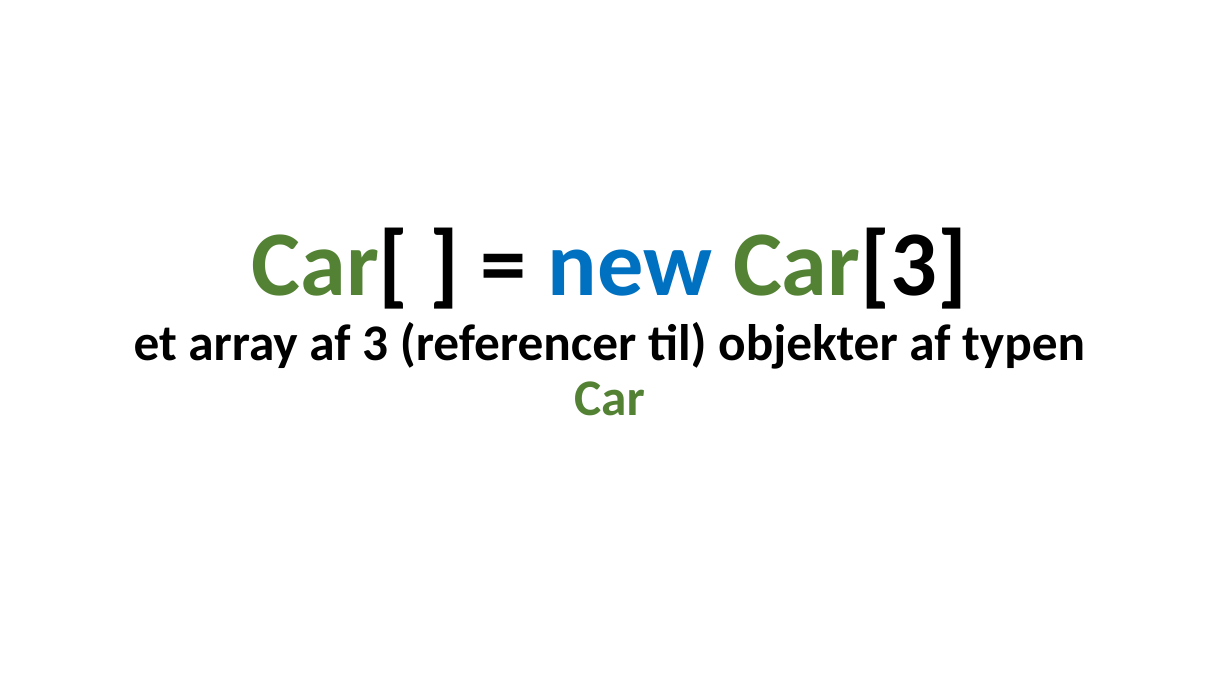
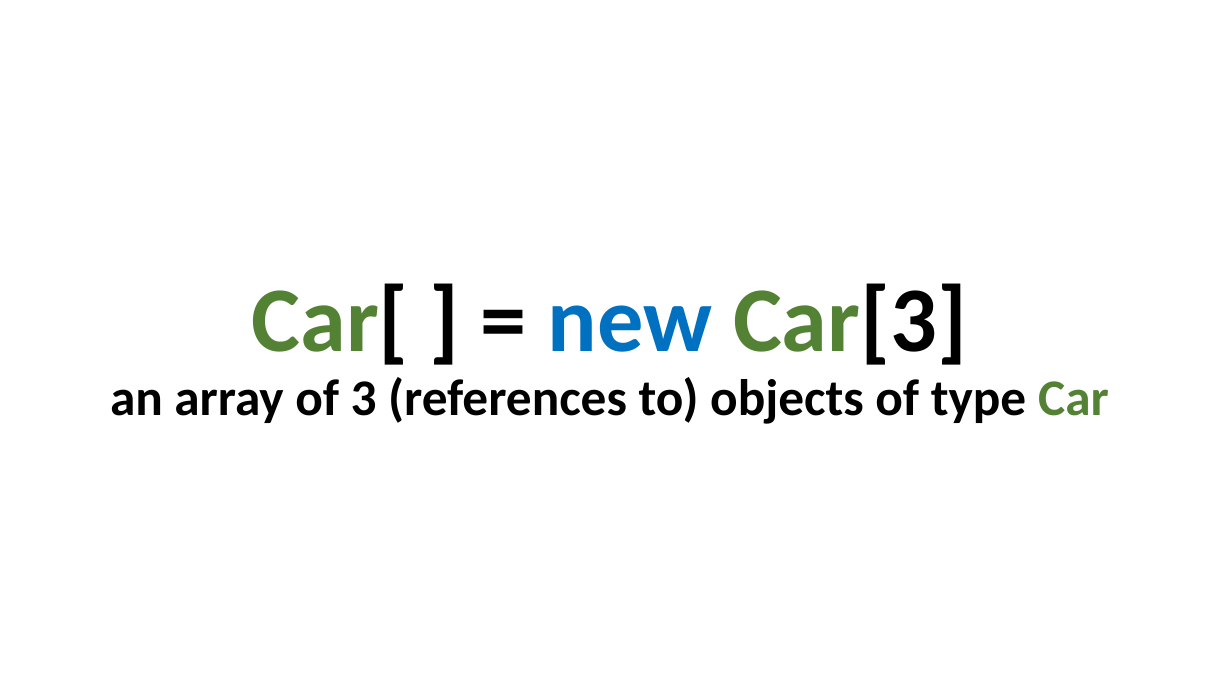
Before and after one commit to perl-easj/Teaching-materials, a slide deck: slide 11 of CSharpProgramming/Presentations/ProgPartII/Lists.pptx. Drawn at 1232x693 pixels with LibreOffice and Linux fonts; fonts in the diff are those of the drawing. Boxes give left, top, right and bottom in pixels: in the first picture for what was removed or moved away, otherwise in the second. Text is boxed around its words. In the diff, an @@ line names an element or a change of style, - is before the commit and + after.

```diff
--- a/CSharpProgramming/Presentations/ProgPartII/Lists.pptx
+++ b/CSharpProgramming/Presentations/ProgPartII/Lists.pptx
@@ title at (110, 283, 1109, 424): text changed @@
-Car[ ] = new Car[3]
-et array af 3 (referencer til) objekter af typen Car
+Car[ ] = new Car[3]
+an array of 3 (references to) objects of type Car
```
Also in this commit, not shown: 19 other slides changed, 9 other files.
